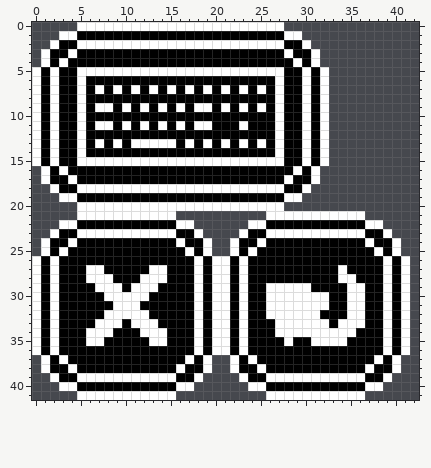
One commit to this pixel-art file: .artwork/ui/title secretcodes buttons.aseprite. The first picture shows the starting point.
60x42 pixels, 1 frame. Shown: x 0..42, y 0..41.
After the commit:
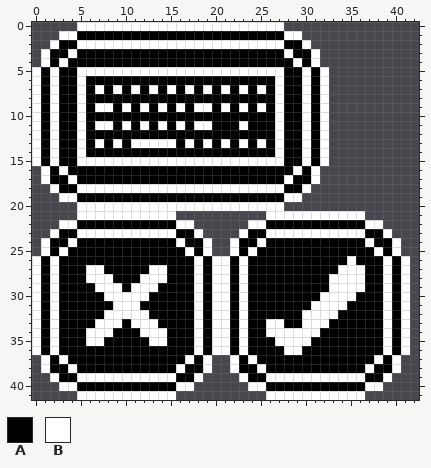
Palette (. is transparent): A #000000  B #ffffff
What changed:
{"where": "layer \"confirm\""}
{"y":26,"x":35,"old":"A","new":"B"}
{"y":27,"x":35,"old":"AA","new":"BB"}
{"y":28,"x":33,"old":"A","new":"B"}
{"y":28,"x":36,"old":"A","new":"B"}
{"y":29,"x":26,"old":"BBBBB","new":"AAAAA"}
{"y":29,"x":33,"old":"AA","new":"BB"}
{"y":30,"x":26,"old":"BBBBBB","new":"AAAAAA"}
{"y":30,"x":33,"old":"AA","new":"BB"}
{"y":30,"x":36,"old":"B","new":"A"}
{"y":31,"x":26,"old":"BBBBB","new":"AAAAA"}
{"y":31,"x":33,"old":"AABB","new":"BBAA"}
{"y":32,"x":26,"old":"BBBB","new":"AAAA"}
{"y":32,"x":32,"old":"AA","new":"BB"}
{"y":32,"x":35,"old":"BB","new":"AA"}
{"y":33,"x":26,"old":"A","new":"B"}
{"y":33,"x":28,"old":"BB","new":"AA"}
{"y":33,"x":34,"old":"BBB","new":"AAA"}
{"y":34,"x":26,"old":"A","new":"B"}
{"y":34,"x":32,"old":"BBBB","new":"AAAA"}
{"y":35,"x":27,"old":"A","new":"B"}
{"y":35,"x":29,"old":"AABBBB","new":"BBAAAA"}
{"y":36,"x":28,"old":"AA","new":"BB"}
